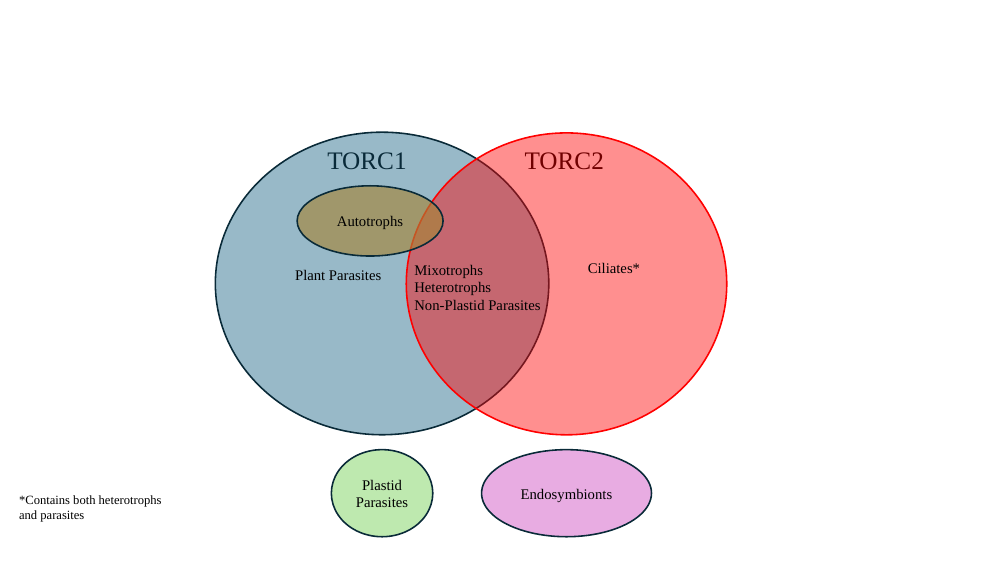
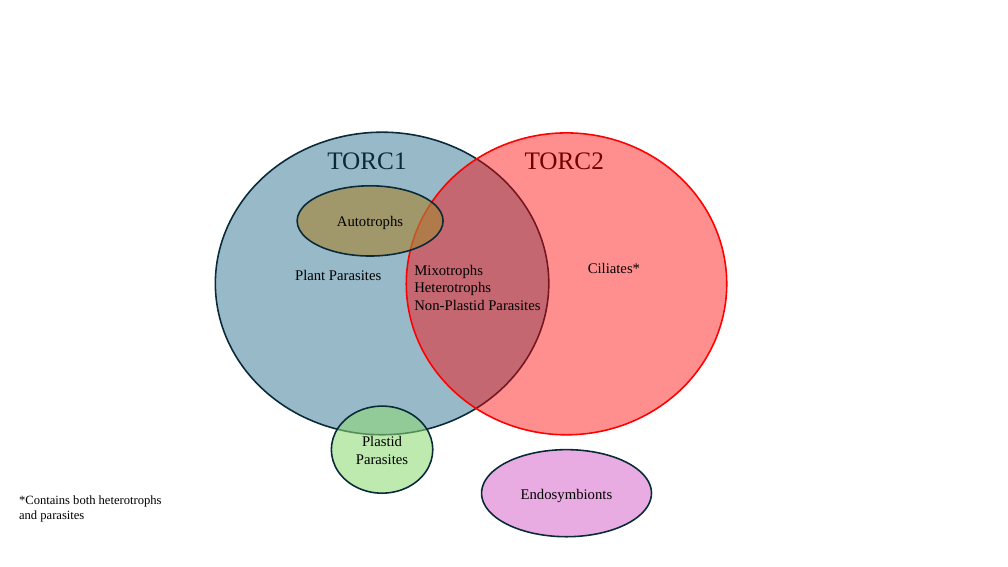
Before and after one commit to Dellaraam/TOR_phylogenetics, a slide deck: slide 1 of Images/Figures_To_Review/Venn_Diagram_Summary.pptx. Drawn at 1008x567 pixels with LibreOffice and Linux fonts; fonts in the diff are those of the drawing. Boxes give left, top, right and bottom in pixels: in the first picture for what was removed or moved away, otherwise in the second. Text is boxed around its words. In the diff, an @@ line names an element or a change of style, - is before the commit and + after.

Commit message:
move

```diff
--- a/Images/Figures_To_Review/Venn_Diagram_Summary.pptx
+++ b/Images/Figures_To_Review/Venn_Diagram_Summary.pptx
@@ ellipse "Plastid Parasites": place and size @@
-ellipse "Plastid Parasites" at (331, 450, 433, 537)
+ellipse "Plastid Parasites" at (331, 406, 433, 493)
```
Also in this commit, not shown: 1 other slide changed.
